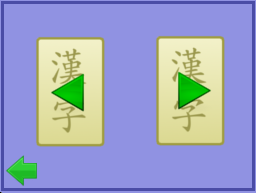
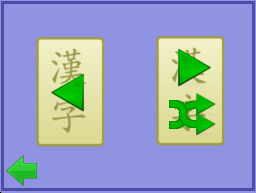
Two versions of the same layered image (256px x 193px). Layer-by-layer changes:
added layer "Capa pegada" above "Capa nueva#4" over box(169, 100, 199, 128)
added layer "Capa nueva#4" above "Capa nueva#2" over box(169, 101, 199, 129)
painted on "Capa nueva#2" over box(175, 48, 216, 136)
